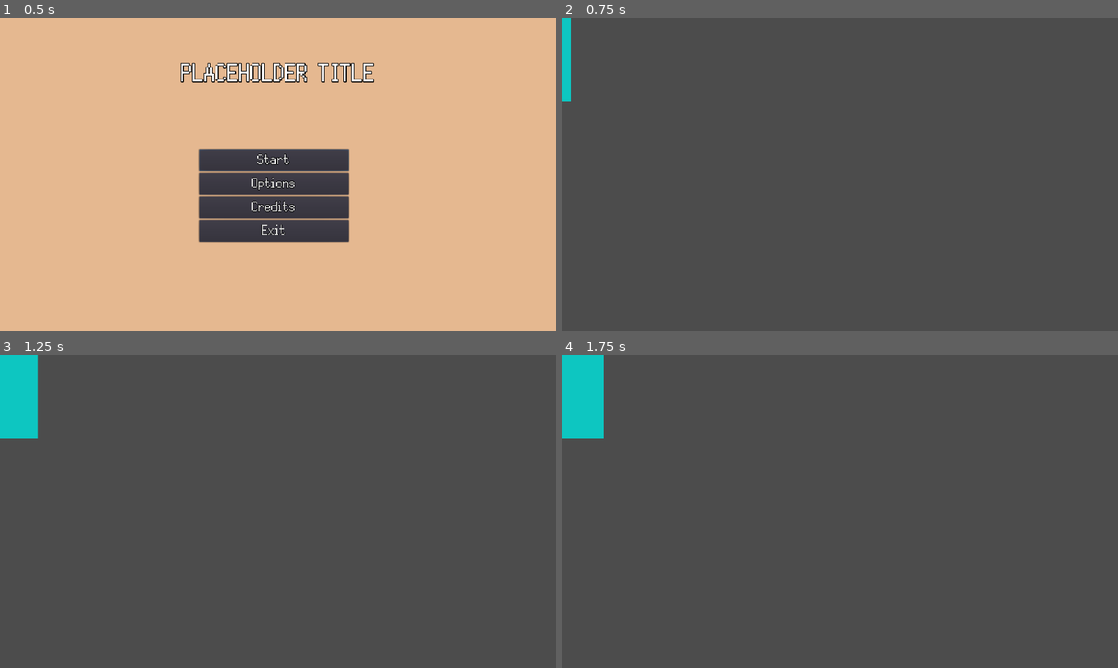
Above: before the commit, frames 1-4 (two rows, left to right).
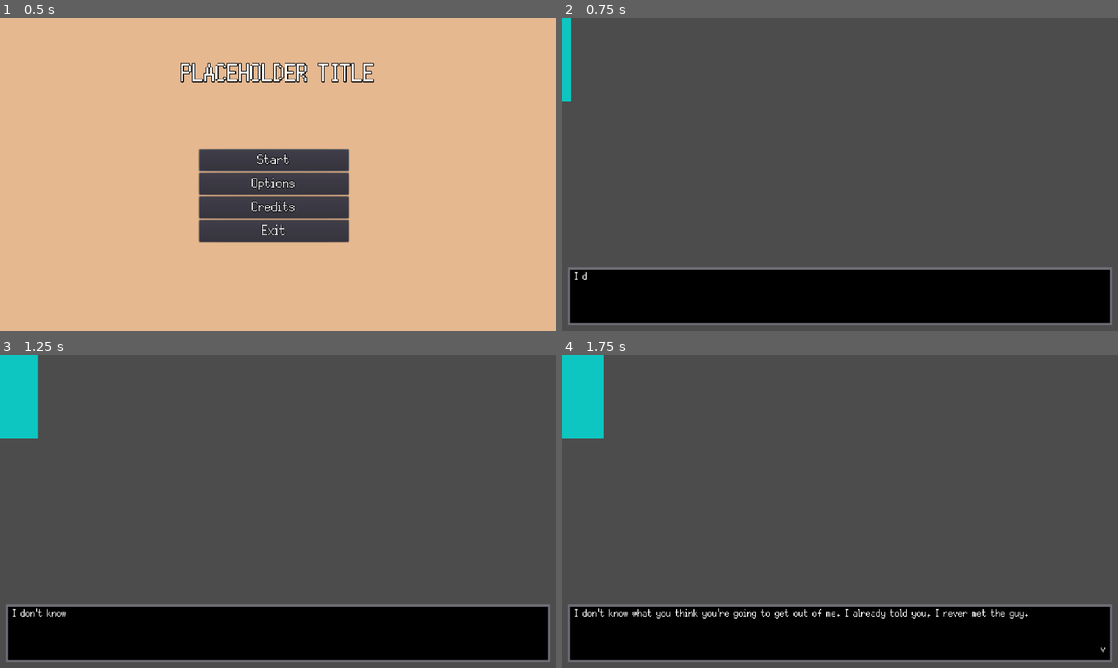
Above: after the commit, the same moments.

Repository: Bmoel/GMTK-2023
Game: Godot game, scene res://Scenes/MainMenu/main_menu.tscn
Two runs of this game, one before a commit and one after it. Both use one fixed random seed, a clock stepped at 60 frames per second and the inputs below.
Inputs:
- Up to frame 1 (0.5 s): no input
- Up to frame 2 (0.75 s): click "Start" at 0.5 s
- Up to frame 3 (1.25 s): no input
- Up to frame 4 (1.75 s): tap Enter (Enter) at 1.25 s; hold Up (ui_up) from 1.28 s (still down); hold Enter (Enter) from 1.28 s (still down)

Frame 1 is identical in both runs. In frame 2, 18% of the frame differs, in the area x 1-99%, y 79-98%; in frame 3, 18%; in frame 4, 18%.

Commit message:
Implement dialogue handling

Diff:
--- a/game/Scenes/Executive/Executive.gd
+++ b/game/Scenes/Executive/Executive.gd
@@ -1,6 +1,7 @@
 extends Control
 
 var _characters = []
+var _currentCharID:int
 
 # Called when the node enters the scene tree for the first time.
 func _ready():
@@ -21,9 +22,10 @@
 
 func playGame():
 	openSequence()
+	_currentCharID = 0
 	for id in range(0, len(_characters)):
 		slideCharacter("left", id)
-		playDialogue(id)
+		playDialogue("d1a")
 
 func openSequence():
 	pass
@@ -36,7 +38,18 @@
 		tween.tween_property(_characters[characterID], "rect_position", Vector2(1850,0), 0.75)
 
 
-func playDialogue(character):
+func playDialogue(dialogueKey):
+	var dialogueContainer = _characters[_currentCharID]._dialogueTree[dialogueKey]
+	var dialogueString = dialogueContainer[0]
+	var responseKeys = dialogueContainer[1]
+	var actionKeys = dialogueContainer[2]
+	$textBox.queue_text(dialogueString)
+	for key in responseKeys:
+		pass
+	for key in actionKeys:
+		playAction(key)
+
+func playAction(actionKey):
 	pass
 
 func getTrees(character:String):
--- a/game/Scenes/Executive/Executive.tscn
+++ b/game/Scenes/Executive/Executive.tscn
@@ -1,8 +1,11 @@
-[gd_scene load_steps=2 format=2]
+[gd_scene load_steps=3 format=2]
 
 [ext_resource path="res://Scenes/Executive/Executive.gd" type="Script" id=1]
+[ext_resource path="res://Scenes/textBox/textBox.tscn" type="PackedScene" id=2]
 
 [node name="Executive" type="Control"]
 anchor_right = 1.0
 anchor_bottom = 1.0
 script = ExtResource( 1 )
+
+[node name="textBox" parent="." instance=ExtResource( 2 )]
